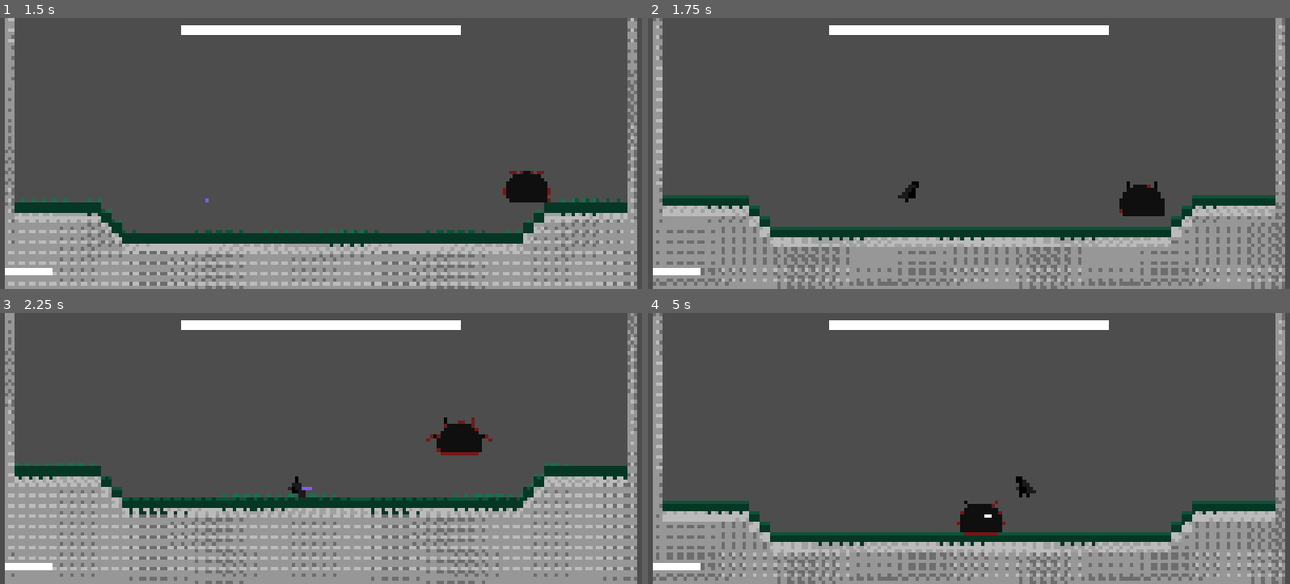
Above: before the commit, frames 1-4 (two rows, left to right).
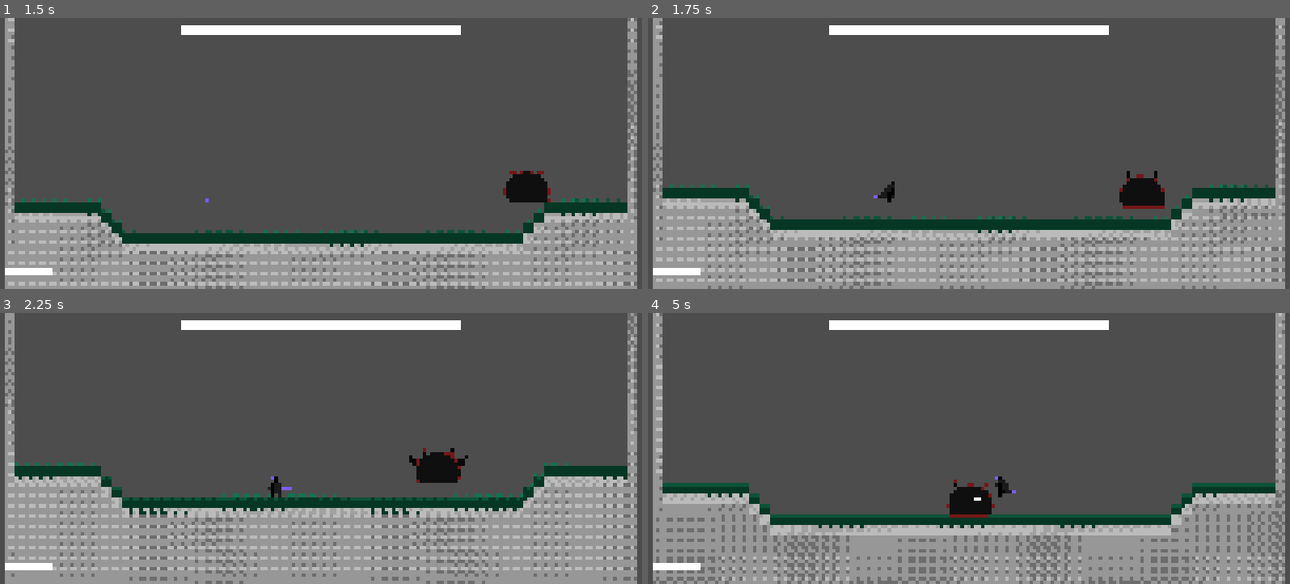
Above: after the commit, the same moments.

Repository: AnejMajnik/soulsvania
Game: Godot game, scene res://scenes/game.tscn
Same seed, same stepped clock (60 frames per second), same inputs: the game is played once before the commit and once after it.
Inputs (mouse positions are in pixels of both pictures, inside the frame that each line leads up to):
- Up to frame 1 (1.5 s): tap Enter at 0.5 s; move the mouse to (462, 139) at 0.52 s; hold D (move_right) from 0.53 s (still down); click (462, 139) at 0.6 s; tap Space (jump) at 0.77 s; move the mouse to (192, 167) at 1.27 s; tap Shift (dash) at 1.35 s
- Up to frame 2 (1.75 s): keep holding D (move_right); tap Space (jump) at 1.52 s
- Up to frame 3 (2.25 s): move the mouse to (385, 388) at 2.02 s; release D (move_right) at 2.03 s; hold A (move_left) from 2.03 s (still down); click (385, 388) at 2.1 s
- Up to frame 4 (5 s): move the mouse to (936, 502) at 2.77 s; release A (move_left) at 2.78 s; hold D (move_right) 2.78-4.28 s; tap Shift (dash) at 2.85, 4.35 s; tap Space (jump) at 3.02, 3.77, 4.52 s; move the mouse to (1161, 489) at 3.52 s; click (1161, 489) at 3.6 s; move the mouse to (776, 407) at 4.27 s; hold A (move_left) from 4.28 s (still down)

Frame 1 is identical in both runs. In frame 2, 18% of the frame differs, in the area x 0-100%, y 0-100%; in frame 3, 1.8%; in frame 4, 21%.

Commit message:
Shortened dash time, cooldown and fixed invincibility bug

Diff:
--- a/scenes/player.tscn
+++ b/scenes/player.tscn
@@ -388,8 +388,7 @@
 
 [sub_resource type="Animation" id="Animation_f1ej7"]
 resource_name = "dash"
-length = 0.35
-step = 0.04
+length = 0.23333333
 tracks/0/type = "value"
 tracks/0/imported = false
 tracks/0/enabled = true
@@ -409,7 +408,7 @@
 tracks/1/interp = 1
 tracks/1/loop_wrap = true
 tracks/1/keys = {
-"times": PackedFloat32Array(0, 0.1, 0.2, 0.3),
+"times": PackedFloat32Array(0, 0.06666667, 0.13333334, 0.2),
 "transitions": PackedFloat32Array(1, 1, 1, 1),
 "update": 1,
 "values": [0, 1, 2, 3]
@@ -643,7 +642,7 @@
 metadata/_custom_type_script = "uid://bt027fcrq1hh2"
 
 [node name="DashTimer" type="Timer" parent="StateMachine/Dash" unique_id=2069934668]
-wait_time = 0.25
+wait_time = 0.18
 one_shot = true
 
 [node name="CanvasLayer" type="CanvasLayer" parent="." unique_id=459012334]
@@ -663,7 +662,7 @@
 
 [node name="DashCooldown" type="Timer" parent="Timers" unique_id=737137251]
 unique_name_in_owner = true
-wait_time = 2.5
+wait_time = 1.5
 one_shot = true
 
 [connection signal="animation_finished" from="AnimationPlayer" to="StateMachine/Attack" method="_on_animation_player_animation_finished"]
--- a/scripts/player.gd
+++ b/scripts/player.gd
@@ -20,7 +20,6 @@
 @onready var slime_boss: SlimeBoss = %SlimeBoss
 @onready var health_bar: ProgressBar = %HealthBar
 @onready var player_hit: AudioStreamPlayer2D = $Sounds/PlayerHit
-
 
 # Cooldowns
 var dash_available: bool = true
@@ -91,7 +90,6 @@
 func _on_dash_cooldown_timeout() -> void:
 	dash_available = true
 
-
 func _on_combo_attack_area_2d_body_entered(body: Node2D) -> void:
 	if body is CharacterBody2D and body != self:
 		current_enemy = body
--- a/scripts/player/states/player_dash_state.gd
+++ b/scripts/player/states/player_dash_state.gd
@@ -14,6 +14,7 @@
 
 	animation_player.play("dash")
 	player.flip_gravity(false)
+	player.flip_invulnerable(true)
 	player.velocity.y = 0
 	dash()
 
@@ -26,6 +27,7 @@
 func finish() -> void:
 	player.velocity.x = 0
 	player.flip_gravity(true)
+	player.flip_invulnerable(false)
 
 	# Move
 	var direction := Input.get_axis("move_left", "move_right")
